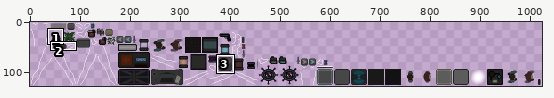
File history of a sprite sheet, res/gfx/graphics.png. Above, an overview of the earlier version with the close-up marked.
Close-up. First the earlier version:
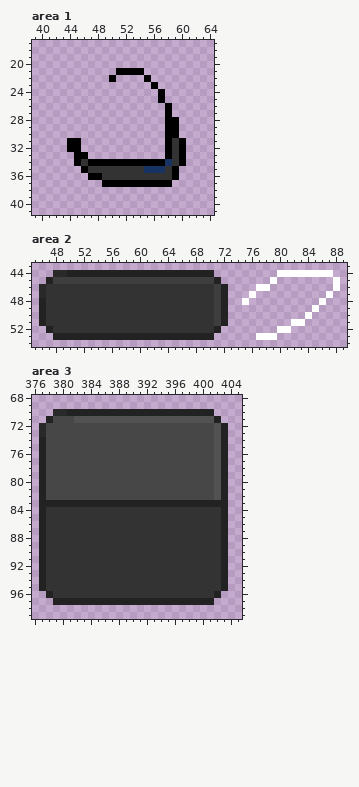
The file is 1024x128 pixels. Pixels under 10% opacity are left out. Colours within 5 levels of each other are drawn and written as one. Shown: area 1: x 39..64, y 17..41; area 2: x 45..89, y 43..54; area 3: x 376..405, y 68..99. The commit also changed other parts of the picture, which this record leaves out.
After:
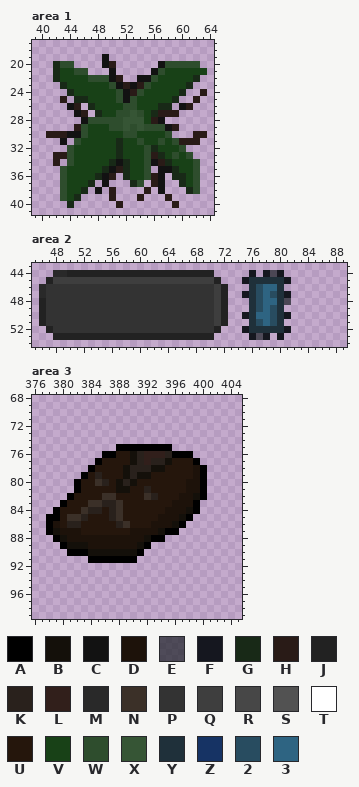
Palette (. is transparent): A #000000  B #14100a  C #121212  D #1d120a  E #141b1fa9  F #15171f  G #182917  H #291b17  J #222222  K #29211c  L #311f1b  M #292929  N #3b3028  P #333333  Q #3e3e3e  R #474747  S #525252  T #ffffff  U #25160c  V #184117  W #2e4d2d  X #365535  Y #1f303a  Z #163364  2 #284c60  3 #2e6482
What changed:
--- area 1
@@ x 39..64 @@
 18 ..........................
-19 ..........................
-20 ..........................
-21 ............AAAA..........
-22 ...........A....A.........
-23 .................A........
-24 ..................A.......
-25 ..................A.......
-26 ...................A......
-27 ...................A......
-28 ...................AA.....
-29 ...................AA.....
-30 ...................AA.....
-31 .....AA............APA....
-32 .....AA............APA....
-33 ......AA...........APA....
-34 ......APAAAAAAAAAAAZPA....
-35 .......APPPPPPPPZZZPA.....
-36 ........AAPPPPPPPPPPA.....
-37 ..........AAAAAAAAAA......
-38 ..........................
-39 ..........................
-40 ..........................
+19 ..........C...............
+20 ...GWW....CH......CWWWWW..
+21 ...GVVWW...C.....CWVVVVVV.
+22 ...GVVVVWWWCH..CCWVVVVVG..
+23 ....GVVVVVVWCHCHWVVVVVG...
+24 .....GVVVVVVWCHWVVVVVG..H.
+25 ....H.GGVVVVWCWVVVVVG..H..
+26 .....CH.GVVVVWWVVVGG.CH...
+27 ......CH.GVVWWXWVGHHH.....
+28 .......CWWWWWXXXVHC.......
+29 ......HWVVVWWXWXWWWCH.....
+30 ..HHHCCWVVVVVWWVVVVW...HH.
+31 ....C.WVVVVVGVVWVVWVWHHH..
+32 .....WVVVVVVGVVVWGVVVW....
+33 ...HHWVVVVVVGVVVWHGVWVW...
+34 ...H.WVVVVVGCGVVWCHGVVVW..
+35 ....WVVVVVGCHGVVW.CCGVVW..
+36 ....WVVVVGCH.GVVWHC.GGVW..
+37 ....WVVVG.C...GW.HC..GVW..
+38 ....WVVG.C.H....H.C...GW..
+39 ....WVG....H...H...H......
+40 .....G......H.......H.....
 41 ..........................
--- area 2
@@ x 73..89 @@
 43 .................
-44 .......TTTTTTTT..
-45 ......T........T.
-46 ....TT.........T.
-47 ...T..........T..
-48 ..T..........T...
-49 ............T....
-50 ...........T.....
-51 .........TT......
-52 .......TT........
-53 ....TTT..........
+44 ...F.FEF.........
+45 ..FYYYYYF........
+46 ...Y233Y.........
+47 ..FY232YF........
+48 ...Y233YE........
+49 ...Y232Y.........
+50 ..FY332YF........
+51 ...Y232Y.........
+52 ..FYYYYYF........
+53 ...FEF.F.........
 54 .................
--- area 3
@@ x 376..405 @@
  69 ..............................
- 70 ...MMJJJJJJJJJJJJJJJJJJJJJ....
- 71 ..JRRRSSSSSSSSSSSSSSSSSSSSJ...
- 72 .MRRRRRRRRRRRRRRRRRRRRRRRRSJ..
- 73 .MRRRRRRRRRRRRRRRRRRRRRRRRSJ..
- 74 .JRRRRRRRRRRRRRRRRRRRRRRRRSJ..
- 75 .JRRRRRRRRRRRRRRRRRRRRRRRRSJ..
- 76 .JRRRRRRRRRRRRRRRRRRRRRRRRSJ..
- 77 .JRRRRRRRRRRRRRRRRRRRRRRRRSJ..
- 78 .JRRRRRRRRRRRRRRRRRRRRRRRRSJ..
- 79 .JRRRRRRRRRRRRRRRRRRRRRRRRSJ..
- 80 .JRRRRRRRRRRRRRRRRRRRRRRRRSJ..
- 81 .JRRRRRRRRRRRRRRRRRRRRRRRRSJ..
- 82 .JRRRRRRRRRRRRRRRRRRRRRRRRSJ..
- 83 .JJJJJJJJJJJJJJJJJJJJJJJJJJJ..
- 84 .JPPPPPPPPPPPPPPPPPPPPPPPPPJ..
- 85 .JPPPPPPPPPPPPPPPPPPPPPPPPPJ..
- 86 .JPPPPPPPPPPPPPPPPPPPPPPPPPJ..
- 87 .JPPPPPPPPPPPPPPPPPPPPPPPPPJ..
- 88 .JPPPPPPPPPPPPPPPPPPPPPPPPPJ..
- 89 .JPPPPPPPPPPPPPPPPPPPPPPPPPJ..
- 90 .JPPPPPPPPPPPPPPPPPPPPPPPPPJ..
- 91 .JPPPPPPPPPPPPPPPPPPPPPPPPPJ..
- 92 .JPPPPPPPPPPPPPPPPPPPPPPPPPJ..
- 93 .JPPPPPPPPPPPPPPPPPPPPPPPPPJ..
- 94 .JPPPPPPPPPPPPPPPPPPPPPPPPPJ..
- 95 .JPPPPPPPPPPPPPPPPPPPPPPPPPJ..
- 96 ..JPPPPPPPPPPPPPPPPPPPPPPPJ...
- 97 ...JJJJJJJJJJJJJJJJJJJJJJJ....
+ 70 ..............................
+ 71 ..............................
+ 72 ..............................
+ 73 ..............................
+ 74 ..............................
+ 75 ............AAAAAAAA..........
+ 76 ..........AAUUBKLLLKAAA.......
+ 77 .........AUUUUBKLKKBUUUA......
+ 78 ........AUUUUBKKKBBUUUUDA.....
+ 79 .......AUKUUUBKBBUUUUUUDA.....
+ 80 ......AUUNKUBKBUUUUUUUDDA.....
+ 81 ......AUUUUUBBUUKUUUUUDDA.....
+ 82 .....AUUUUNNUUUUNKUUUDDBA.....
+ 83 ....AUUUNNKKNUUUUUUUDDDA......
+ 84 ...AUUUNKKUKNUUUUUUDDDBA......
+ 85 ..AAUNNKUUUKNUUUUUDDDBA.......
+ 86 ..ADUKKUUUUUKNUUUDDDBA........
+ 87 ..ABDDDUUUUUUUDDDDBAA.........
+ 88 ...ABDDDDDDDDDDDBAA...........
+ 89 ....ABBBDDDDDDDBA.............
+ 90 .....AAABBBBBBBA..............
+ 91 ........AAAAAAA...............
+ 92 ..............................
+ 93 ..............................
+ 94 ..............................
+ 95 ..............................
+ 96 ..............................
+ 97 ..............................
  98 ..............................
Where, in picture pixels (left, top, right, bottom), the same in both close-ups:
changed: (46, 54, 207, 208)
changed: (242, 270, 340, 340)
changed: (39, 409, 228, 605)
